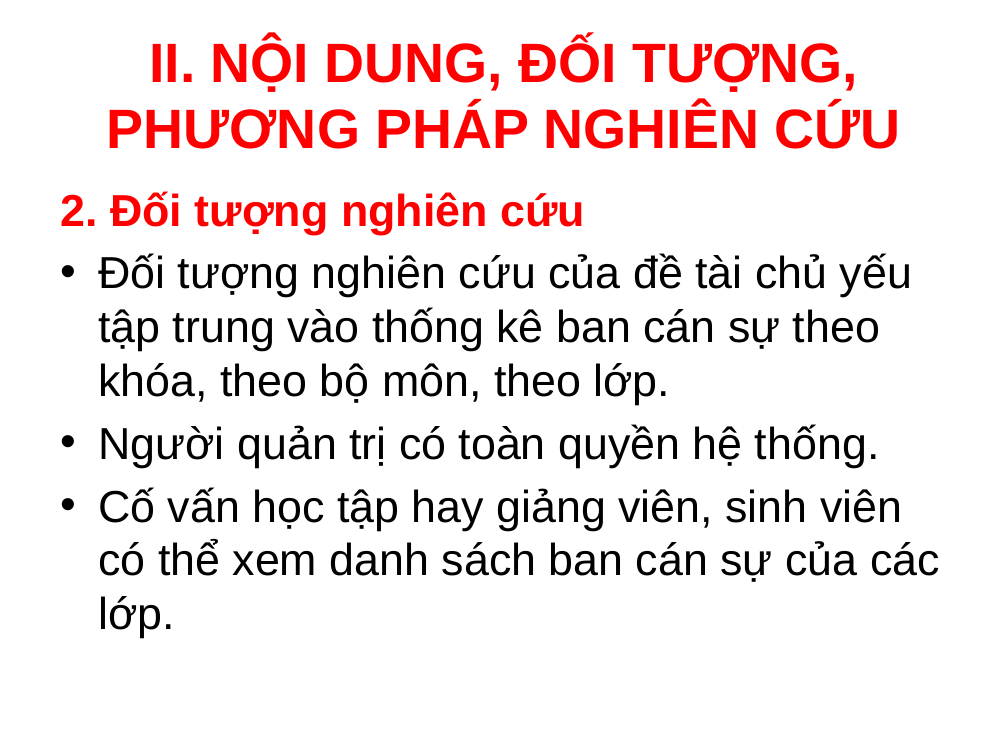
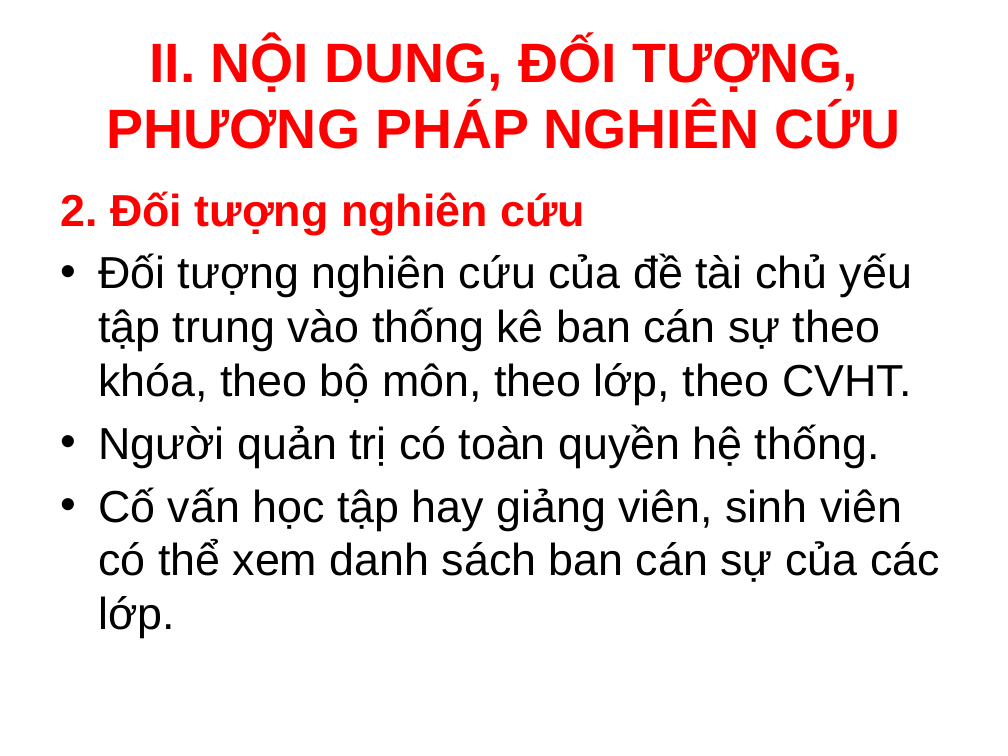
Before and after one commit to MTeeIT/Do_An_MH, a slide deck: slide 5 of bao cao/Slide Bao Cao.pptx. Drawn at 1008x756 pixels with LibreOffice and Linux fonts; fonts in the diff are those of the drawing; background and template pictures are left out. Boxes give left, top, right and bottom in pixels: in the first picture for what was removed or moved away, otherwise in the second. Text is boxed around its words. In the diff, an @@ line names an element or a change of style, - is before the commit and + after.

```diff
--- a/bao cao/Slide Bao Cao.pptx
+++ b/bao cao/Slide Bao Cao.pptx
@@ text at [98, 253, 912, 405]: text changed @@
-• Đối tượng nghiên cứu của đề tài chủ yếu tập trung vào thống kê ban cán sự theo khóa, theo bộ môn, theo lớp.
+• Đối tượng nghiên cứu của đề tài chủ yếu tập trung vào thống kê ban cán sự theo khóa, theo bộ môn, theo lớp, theo CVHT.
```
Also in this commit, not shown: 2 other slides changed, 3 other files.
